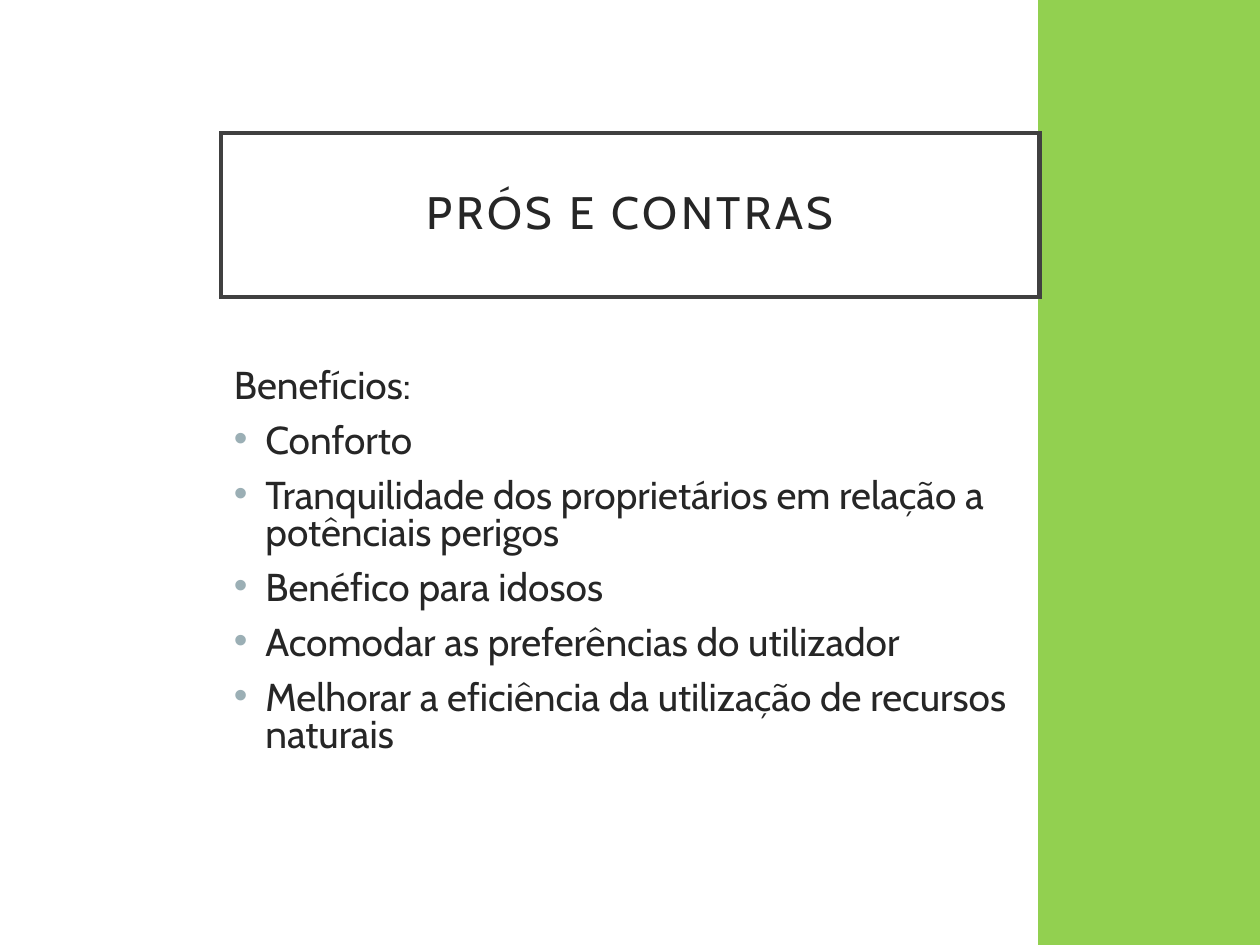
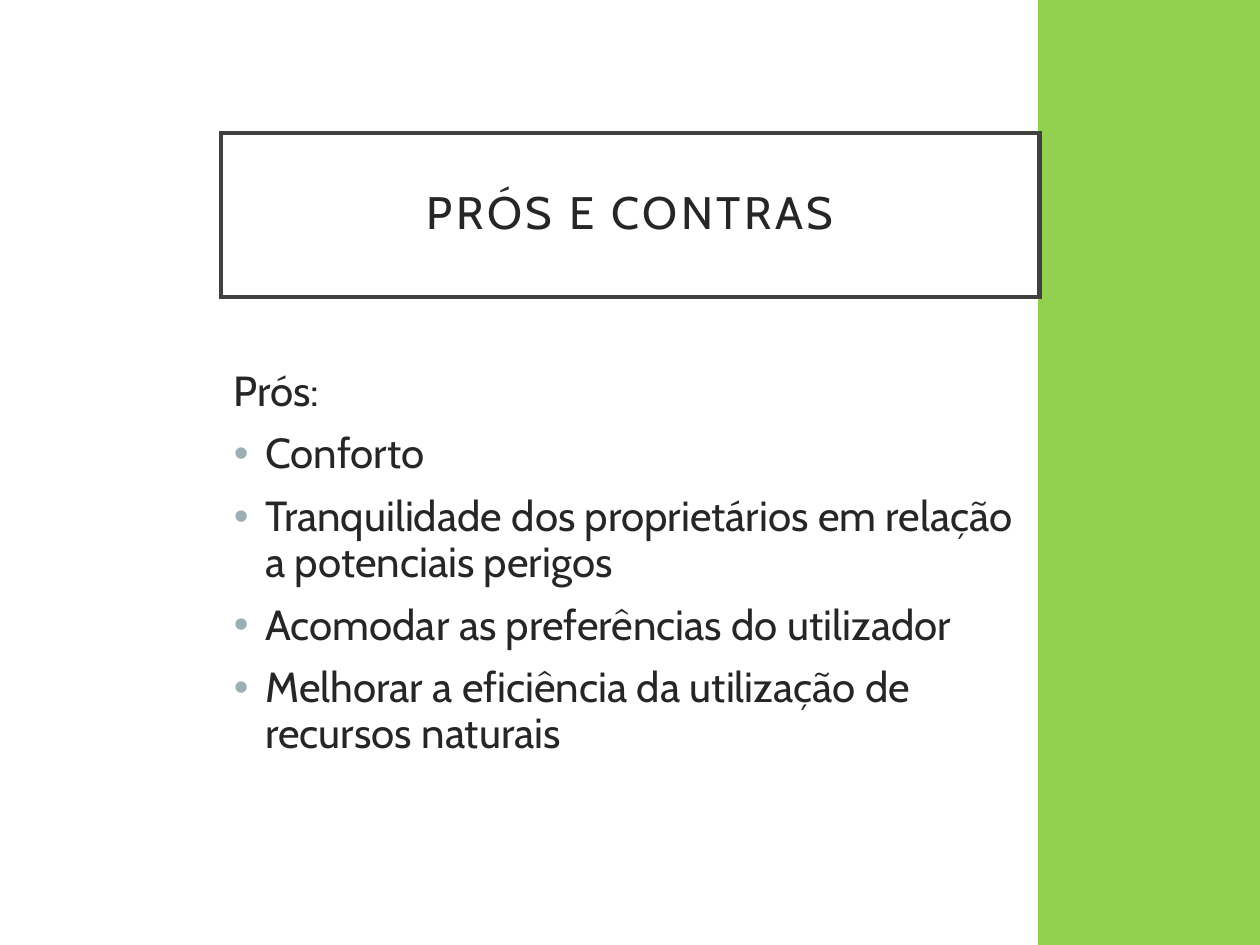
Before and after one commit to inesamil/projeto, a slide deck: slide 6 of Documentos/4. Apresentação Individual/Ana/Apresentação.pptx. Drawn at 1260x945 pixels with LibreOffice and Linux fonts; fonts in the diff are those of the drawing. Boxes give left, top, right and bottom in pixels: in the first picture for what was removed or moved away, otherwise in the second. Text is boxed around its words. In the diff, an @@ line names an element or a change of style, - is before the commit and + after.

```diff
--- a/Documentos/4. Apresentação Individual/Ana/Apresentação.pptx
+++ b/Documentos/4. Apresentação Individual/Ana/Apresentação.pptx
@@ text at (234, 375, 320, 407): text changed; size 22.2 to 24 pt @@
-Benefícios:
+Prós:
@@ text at (265, 436, 951, 749): size 22.2 to 24 pt in "Conforto", "Acomodar as preferências do utilizador", "Melhorar a eficiência da utilização de recursos ..."; line spacing 0.8 to 0.9 @@
@@ text at (265, 499, 1013, 587): text changed; size 22.2 to 24 pt @@
-• Tranquilidade dos proprietários em relação a potênciais perigos
-• Benéfico para idosos
+• Tranquilidade dos proprietários em relação a potenciais perigos
```
Also in this commit, not shown: 3 other slides changed, 1 slide added, 1 slide removed, 3 other files.
